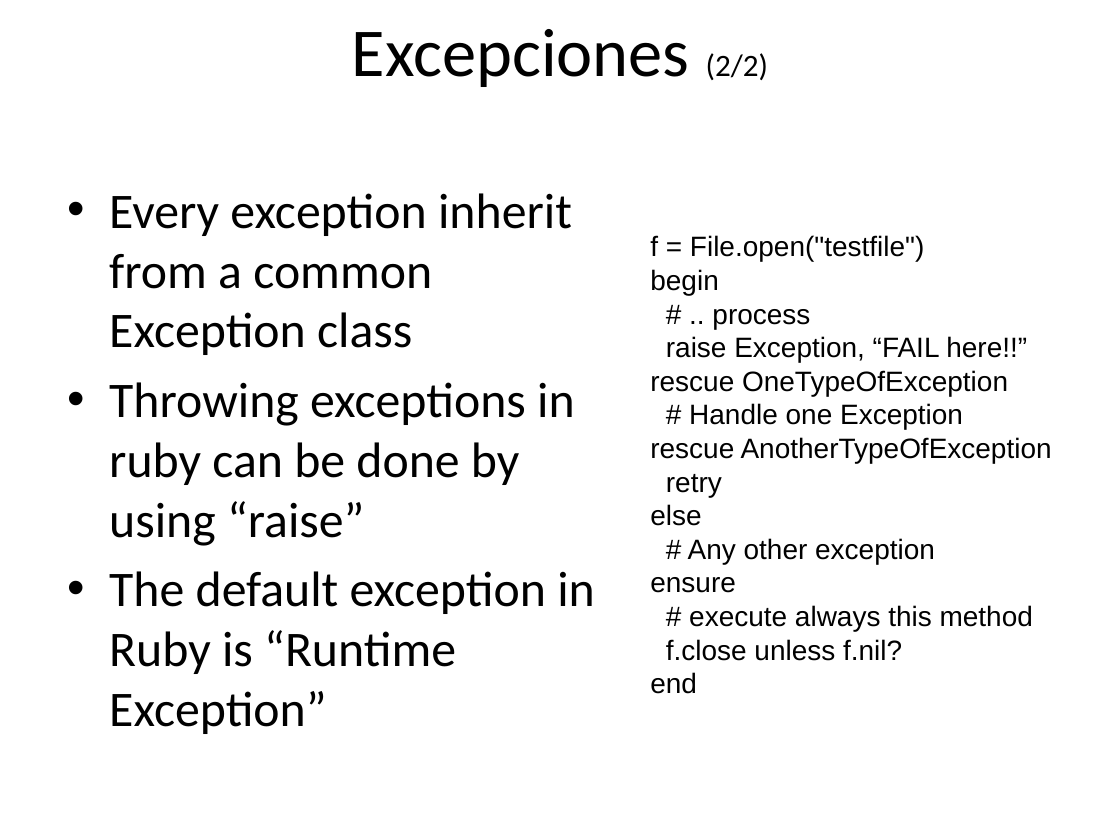
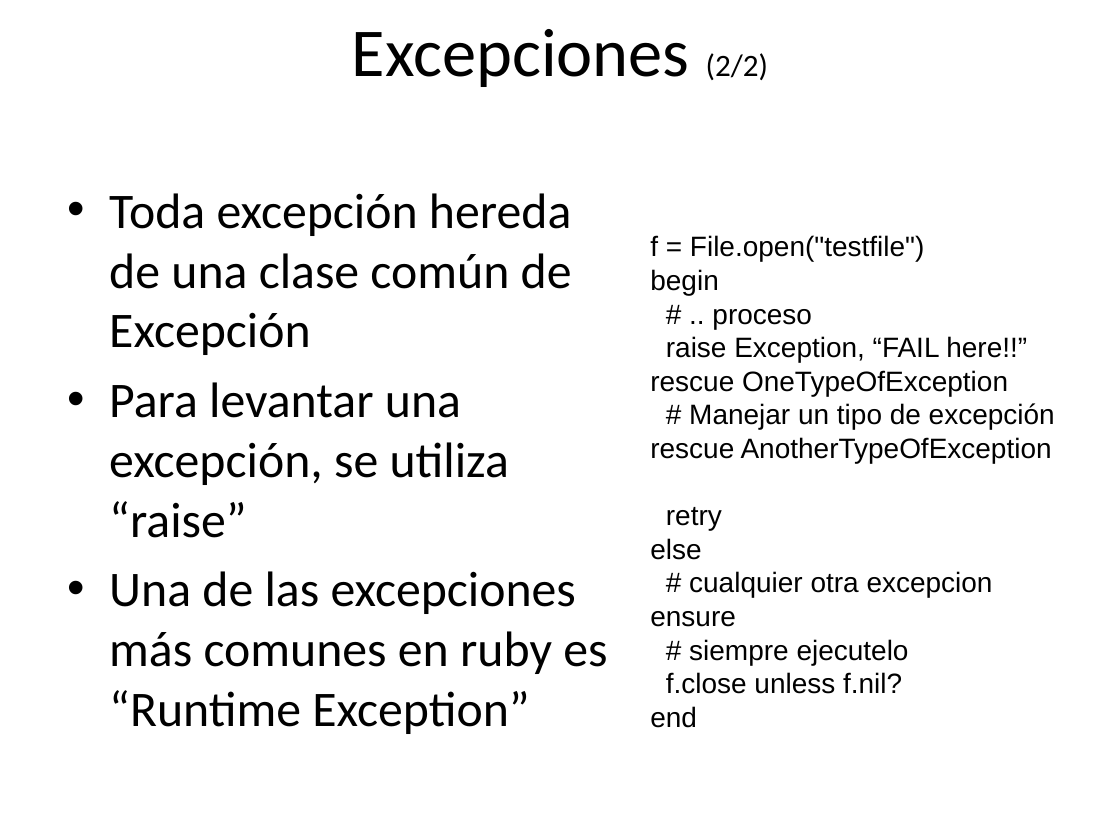
Before and after one commit to rarodriguez/curso_rails, a slide deck: slide 39 of presentaciones/Clase 2-Introduccion a Ruby.pptx (slide 36 before the commit). Drawn at 1120x840 pixels with LibreOffice and Linux fonts; fonts in the diff are those of the drawing; background and template pictures are left out. Boxes give left, top, right and bottom in pixels: in the first picture for what was removed or moved away, otherwise in the second. Text is boxed around its words. In the diff, an @@ line names an element or a change of style, - is before the commit and + after.

Commit message:
agregando una version beta de la presentacion de la clase 2

```diff
--- a/presentaciones/Clase 2-Introduccion a Ruby.pptx
+++ b/presentaciones/Clase 2-Introduccion a Ruby.pptx
@@ text at bbox=[109, 193, 607, 734]: text changed @@
-• Every exception inherit from a common Exception class
-• Throwing exceptions in ruby can be done by using “raise”
-• The default exception in Ruby is “Runtime Exception”
+• Toda excepción hereda de una clase común de Excepción
+• Para levantar una excepción, se utiliza “raise”
+• Una de las excepciones más comunes en ruby es “Runtime Exception”
@@ text at bbox=[712, 309, 812, 329]: text changed @@
-# .. process
+# .. proceso
@@ text at bbox=[689, 403, 1055, 430]: text changed @@
-# Handle one Exception
+# Manejar un tipo de excepción
@@ text at bbox=[689, 571, 993, 598]: text changed @@
-# Any other exception
+# cualquier otra excepcion
@@ text at bbox=[689, 639, 909, 665]: text changed @@
-# execute always this method
+# siempre ejecutelo
```
Also in this commit, not shown: 9 other slides changed, 3 slides added.
